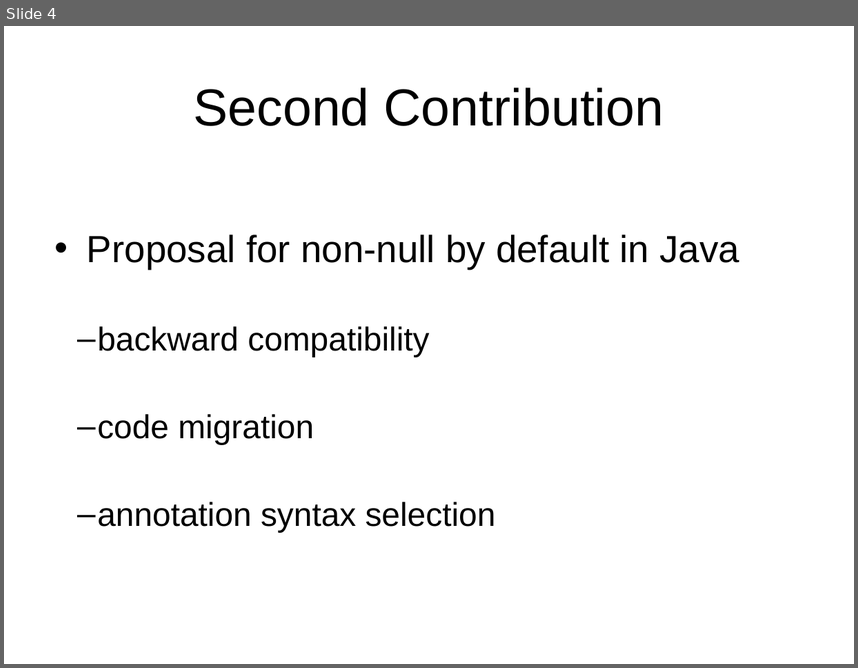
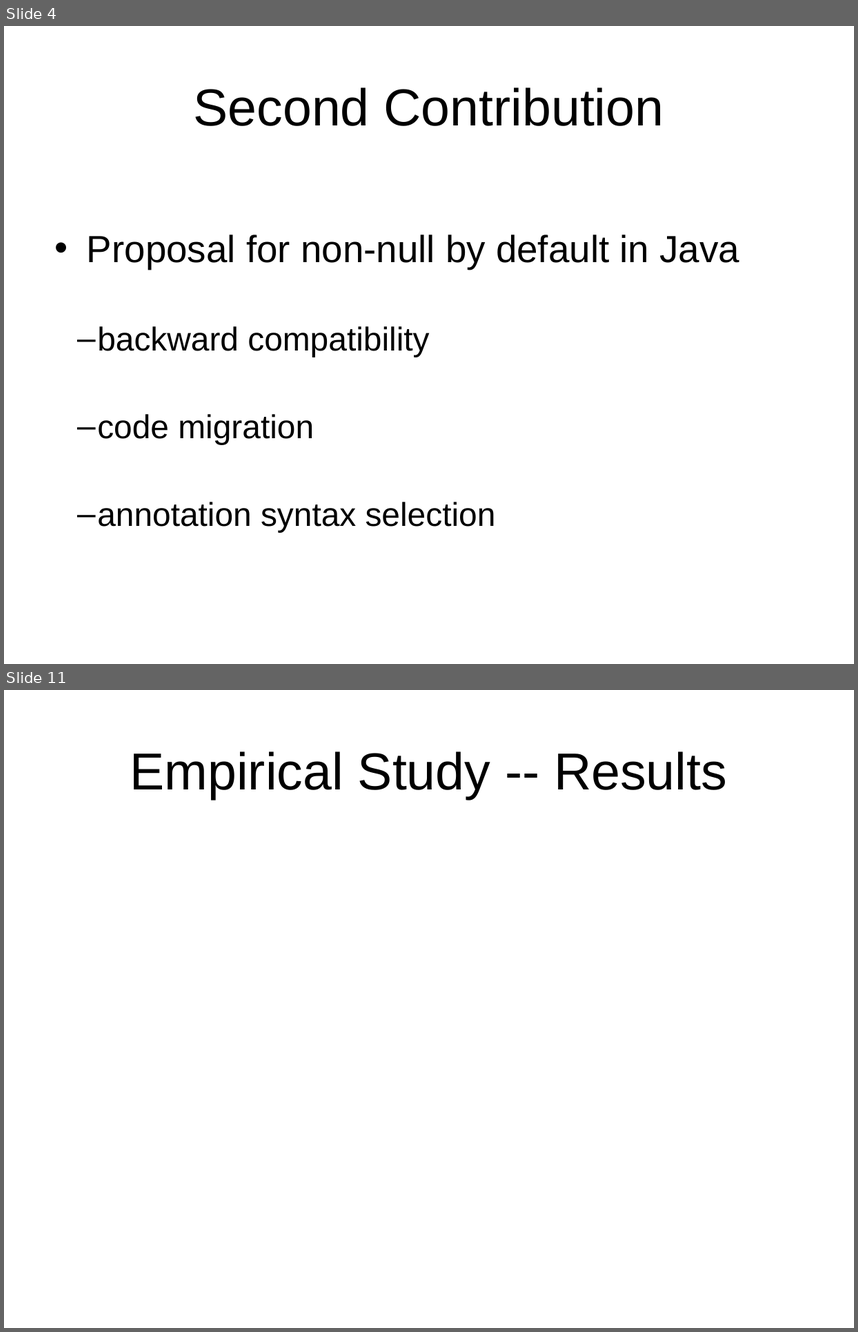
Before and after one commit to xiaohe27/Papers4Courses, a slide deck: CS527/Presentation/Non-Null-By-Default.ppt. Shown one above the other, each under a label of ours: slide 4 before the commit, slides 4 and 11 after it; the slides between them are not shown. The pictures are 858x668 and 858x1332 pixels, drawn with LibreOffice and Linux fonts; fonts in the diff are those of the drawing. Boxes give left, top, right and bottom in pixels: in the first picture for what was removed or moved away, otherwise in the second. Text is boxed around its words. In the diff, an @@ line names an element or a change of style, - is before the commit and + after.

```diff
--- a/CS527/Presentation/Non-Null-By-Default.ppt
+++ b/CS527/Presentation/Non-Null-By-Default.ppt
@@ slide 11 added at (4, 690, 854, 1328), background #FFFFFF @@
@@ title added at (130, 751, 727, 799), 44 pt, text #000000 @@
+Empirical Study -- Results
```
Also in this commit, not shown: 1 slide changed, 7 other slides added, 8 other files.
